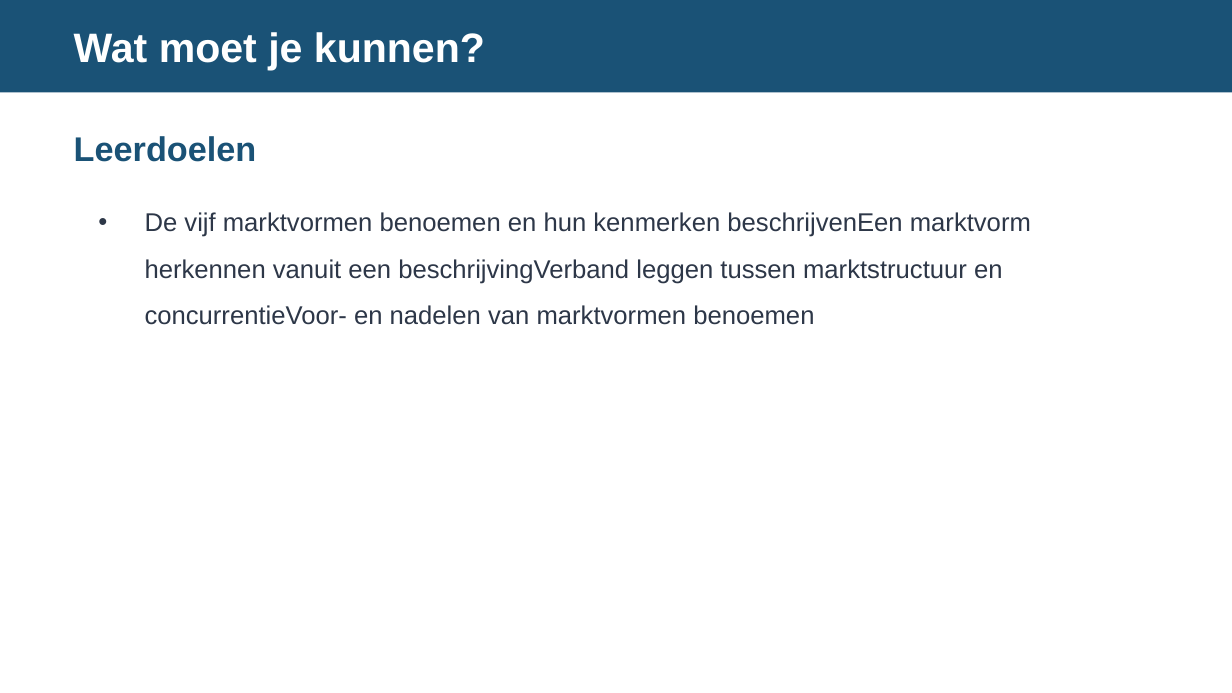
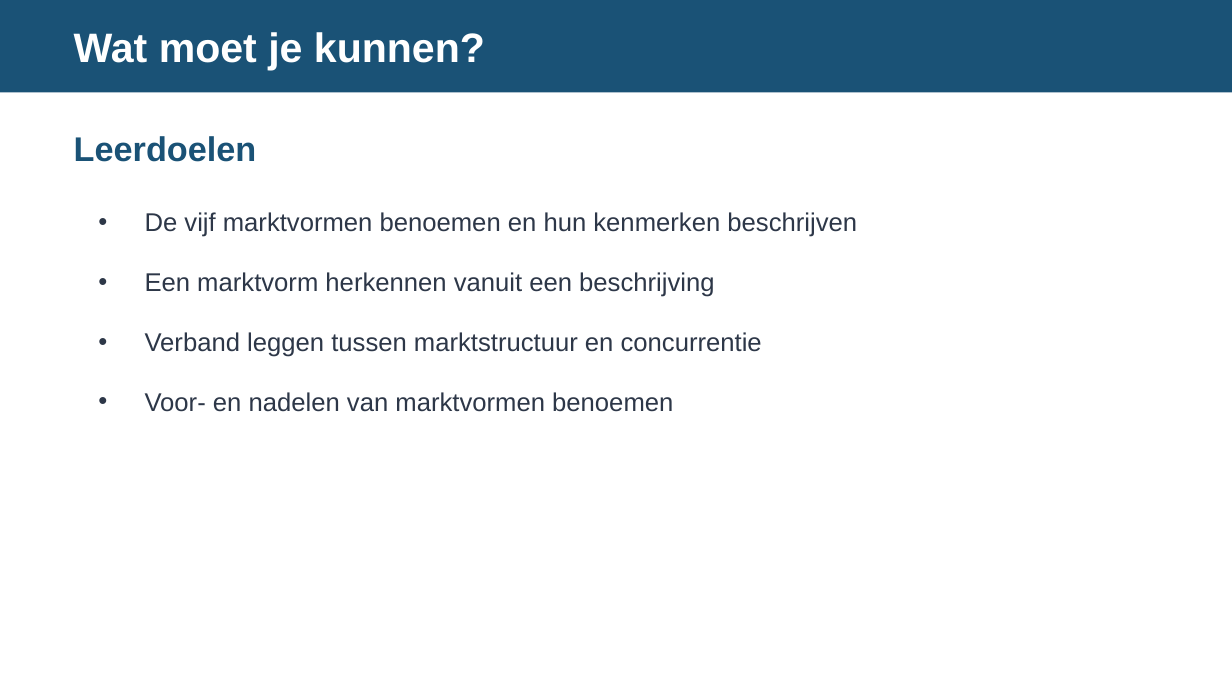
Before and after one commit to meijer1973/economie-vwo4-m3, a slide deck: slide 2 of 3.1 Hoofdstuk 1 - Markten/3.1.2 Paragraaf 2 - Marktvormen/2. Leren/3.1.2 Marktvormen – presentatie.pptx. Drawn at 1232x693 pixels with LibreOffice and Linux fonts; fonts in the diff are those of the drawing. Boxes give left, top, right and bottom in pixels: in the first picture for what was removed or moved away, otherwise in the second. Text is boxed around its words. In the diff, an @@ line names an element or a change of style, - is before the commit and + after.

```diff
--- a/3.1 Hoofdstuk 1 - Markten/3.1.2 Paragraaf 2 - Marktvormen/2. Leren/3.1.2 Marktvormen – presentatie.pptx
+++ b/3.1 Hoofdstuk 1 - Markten/3.1.2 Paragraaf 2 - Marktvormen/2. Leren/3.1.2 Marktvormen – presentatie.pptx
@@ text at [145,212,857,412]: text changed @@
-• De vijf marktvormen benoemen en hun kenmerken beschrijvenEen marktvorm herkennen vanuit een beschrijvingVerband leggen tussen marktstructuur en concurrentieVoor- en nadelen van marktvormen benoemen
+• De vijf marktvormen benoemen en hun kenmerken beschrijven
+• Een marktvorm herkennen vanuit een beschrijving
+• Verband leggen tussen marktstructuur en concurrentie
+• Voor- en nadelen van marktvormen benoemen
```
Also in this commit, not shown: 1 other slide changed, 19 other files.
